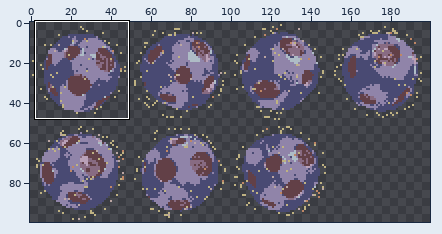
Two versions of one sprite sheet, assets/img/AsteroidSpritesheet.png. Above, an overview of the earlier version with the close-up marked.
Close-up. First the earlier version:
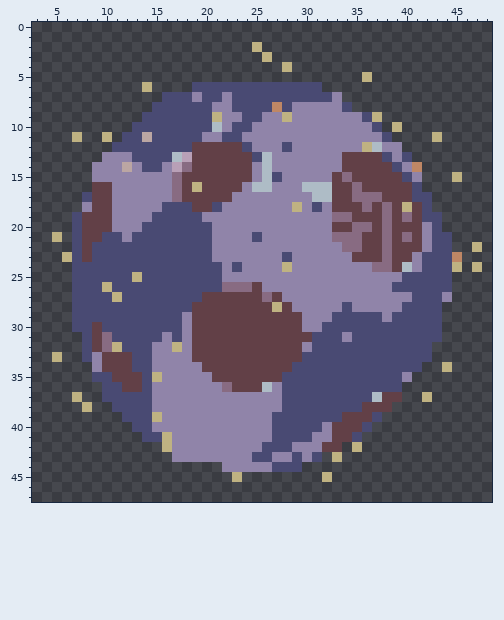
The file is 200x100 pixels. Pixels under 10% opacity are left out. Colours within 5 levels of each other are drawn and written as one. Shown: x 3..48, y 0..47. The commit also changed other parts of the picture, which this record leaves out.
After the commit:
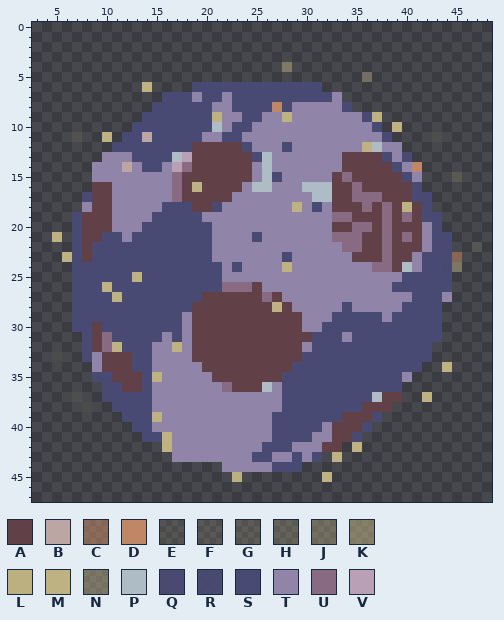
Palette (. is transparent): A #624047  B #bba6a3  C #bf876592  D #bf8765  E #bfb28220  F #bfb28227  G #bfb28230  H #bfb2823e  J #bfb2825c  K #bfb28287  L #bfb282f9  M #bfb282  N #c0b28371  P #aebcc6  Q #494973f7  R #494a73ed  S #494a73  T #9084a9  U #886b82  V #b9a0b7
Diff:
@@ x 23..38 @@
  1 ................
- 2 ..M.............
- 3 ...M............
- 4 .....M..........
- 5 .............M..
+ 2 ................
+ 3 ................
+ 4 .....K..........
+ 5 .............J..
  6 SSSSSSSSS.......
@@ x 3..48 @@
 10 ..........SSSSSSSSPTSSTTTTTTTTTTTTS.M.........
-11 ....M..M.SSBSSSSSTTSSTTTTTTTTTTTTTTS....M.....
+11 ....G..M.SSBSSSSSTTSSTTTTTTTTTTTTTTS....F.....
 12 ........SSSSSSSSAAAAASTTTSTTTTTTTMPTT.........
@@ x 43..47 @@
 14 .....
-15 ..M..
+15 ..H..
 16 .....
@@ x 42..48 @@
 21 TSS....
-22 TSS..M.
-23 SSSD...
-24 SSSM.M.
-25 SSS....
+22 TSS..E.
+23 SSQC...
+24 SSRN...
+25 SSQ....
 26 SSS....
@@ x 3..7 @@
 32 .....
-33 ..M..
+33 ..E..
 34 .....
@@ x 5..12 @@
 36 .....SSA
-37 ..M..SSS
-38 ...M..SS
+37 ..F..QSS
+38 ...E..SS
 39 .......S
@@ x 21..25 @@
 44 .TTTT
-45 ..M..
+45 ..L..
 46 .....
Pixel boxes of the changes (left, top, right, bottom) in both close-ups:
changed: (252, 42, 292, 72)
changed: (362, 72, 372, 82)
changed: (72, 132, 82, 142)
changed: (432, 132, 442, 142)
changed: (452, 172, 462, 182)
changed: (442, 242, 482, 282)
changed: (52, 352, 112, 412)
changed: (232, 472, 242, 482)
